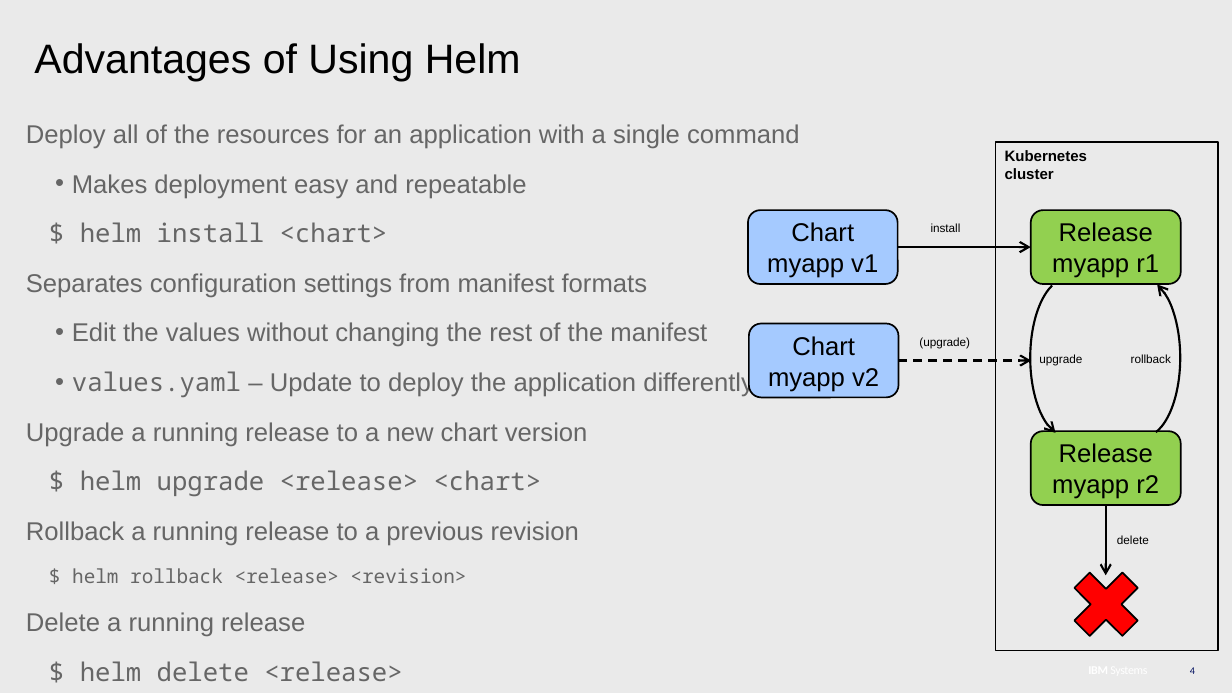
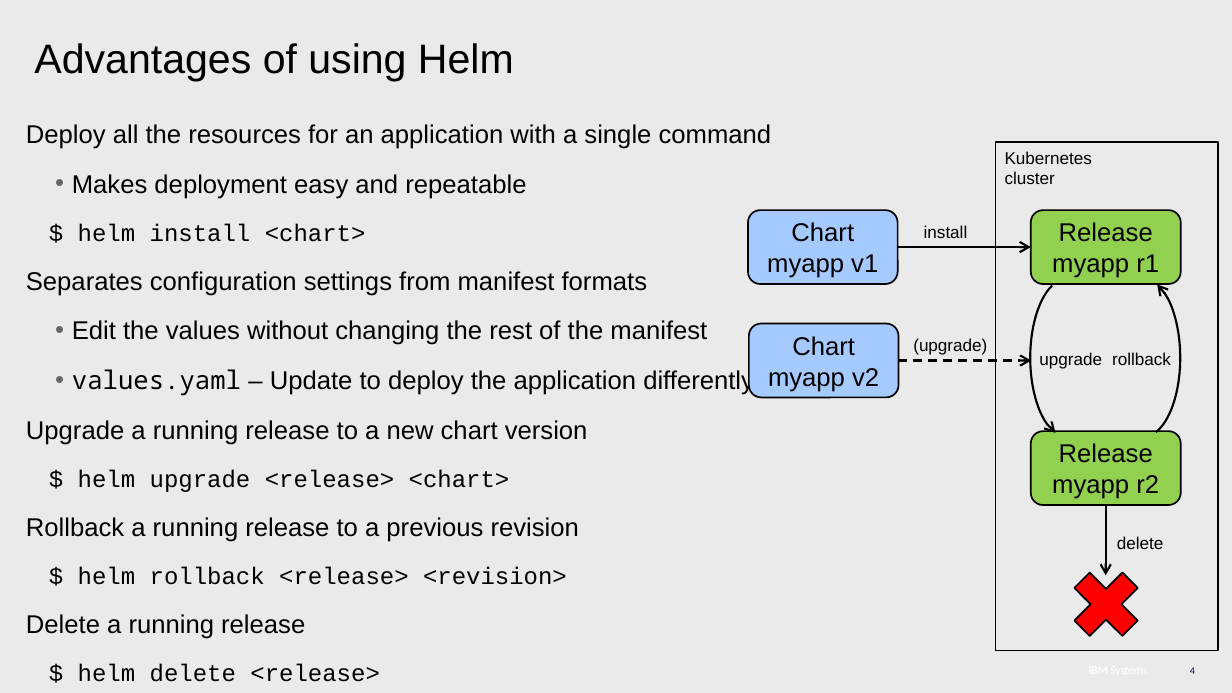
Before and after one commit to patrocinio/cloud-private-bootcamp, a slide deck: slide 4 of Units_development/Helm basics_AWG.pptx. Drawn at 1232x693 pixels with LibreOffice and Linux fonts; fonts in the diff are those of the drawing. Boxes give left, top, right and bottom in pixels: in the first picture for what was removed or moved away, otherwise in the second. Text is boxed around its words. In the diff, an @@ line names an element or a change of style, - is before the commit and + after.

```diff
--- a/Units_development/Helm basics_AWG.pptx
+++ b/Units_development/Helm basics_AWG.pptx
@@ title at box(34, 43, 514, 81): text changed @@
-Advantages of Using Helm
+Advantages of using Helm
@@ text at box(26, 124, 772, 149): text changed; text colour #666666 to #000000 @@
-Deploy all of the resources for an application with a single command
+Deploy all the resources for an application with a single command
@@ rectangle "Kubernetes cluster" at box(995, 143, 1218, 650): size 8.8 to 10 pt, bold off @@
@@ text at box(26, 174, 754, 682): text colour #666666 to #000000 in "Makes deployment easy and repeatable", "$ helm install <chart>", "Separates configuration settings from manifest formats", "Edit the values without changing the rest ..." and 7 more places; size 15 to 14 pt in "$ helm install <chart>", "$ helm upgrade <release> <chart>", "$ helm delete <release>"; font Noto Sans Mono to Courier New in "$ helm install <chart>", "$ helm upgrade <release> <chart>", "$ helm rollback <release> <revision>", "$ helm delete <release>"; size 11.2 to 14 pt in "$ helm rollback <release> <revision>" @@
@@ size 6.9 to 10 pt in 5 elements at box(1030, 278, 1105, 437), box(1106, 278, 1181, 437), box(1117, 536, 1163, 549), box(924, 225, 968, 238), box(913, 338, 987, 355) @@
```
Also in this commit, not shown: 4 other slides changed, 5 slides added, 4 slides removed.
